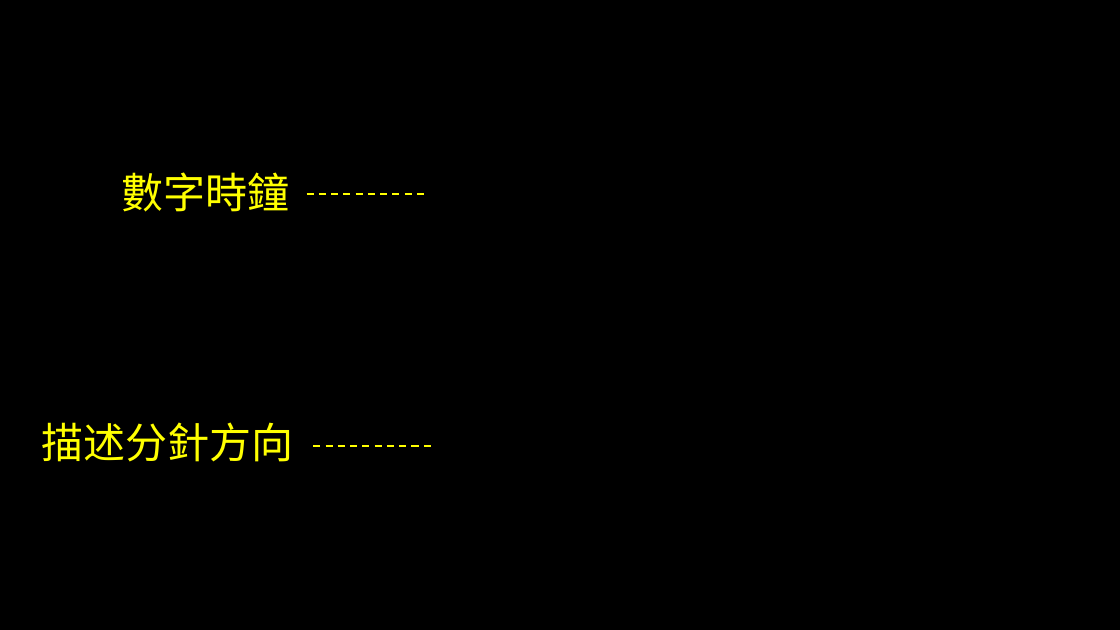
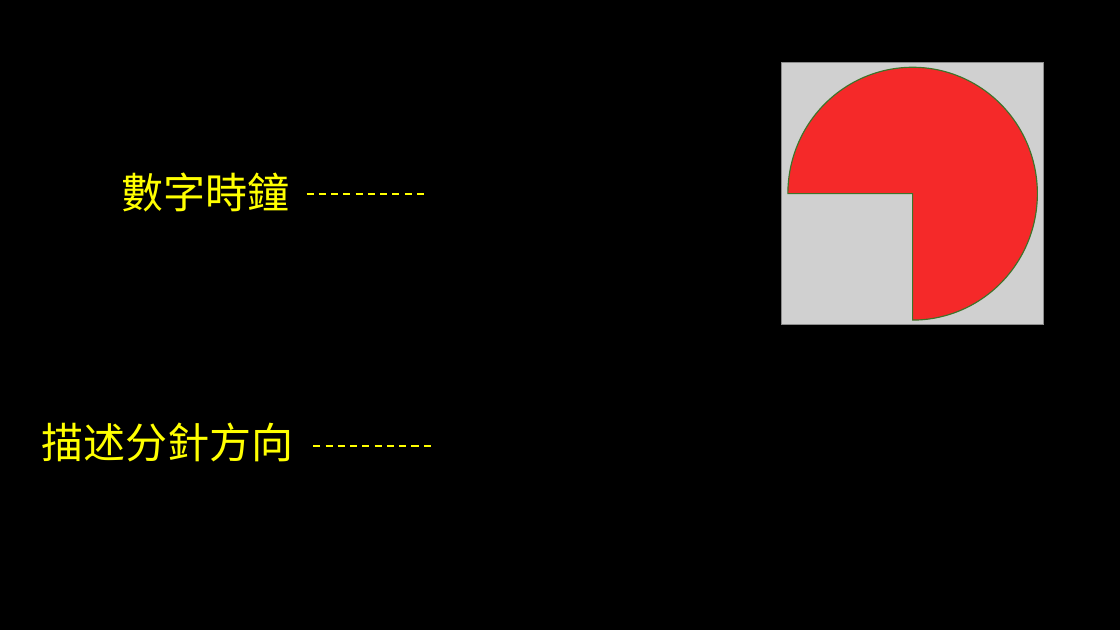
Before and after one commit to jocelynto/collab, a slide deck: slide 2 of clock-master/clock_task_instruction.pptx. Drawn at 1120x630 pixels with LibreOffice and Linux fonts; fonts in the diff are those of the drawing; grey boxes stand for pictures; background and template pictures are left out. Boxes give left, top, right and bottom in pixels: in the first picture for what was removed or moved away, otherwise in the second. Text is boxed around its words. In the diff, an @@ line names an element or a change of style, - is before the commit and + after.

```diff
--- a/clock-master/clock_task_instruction.pptx
+++ b/clock-master/clock_task_instruction.pptx
@@ picture added at [781, 62, 1044, 324] @@
@@ pie slice (boxed as its full ellipse) added at [788, 67, 1038, 320], fill #FF0000 at 80% opacity, outline #3E752A 1 pt @@
```
Also in this commit, not shown: 1 slide added, 2 slides removed, 1 other file.
